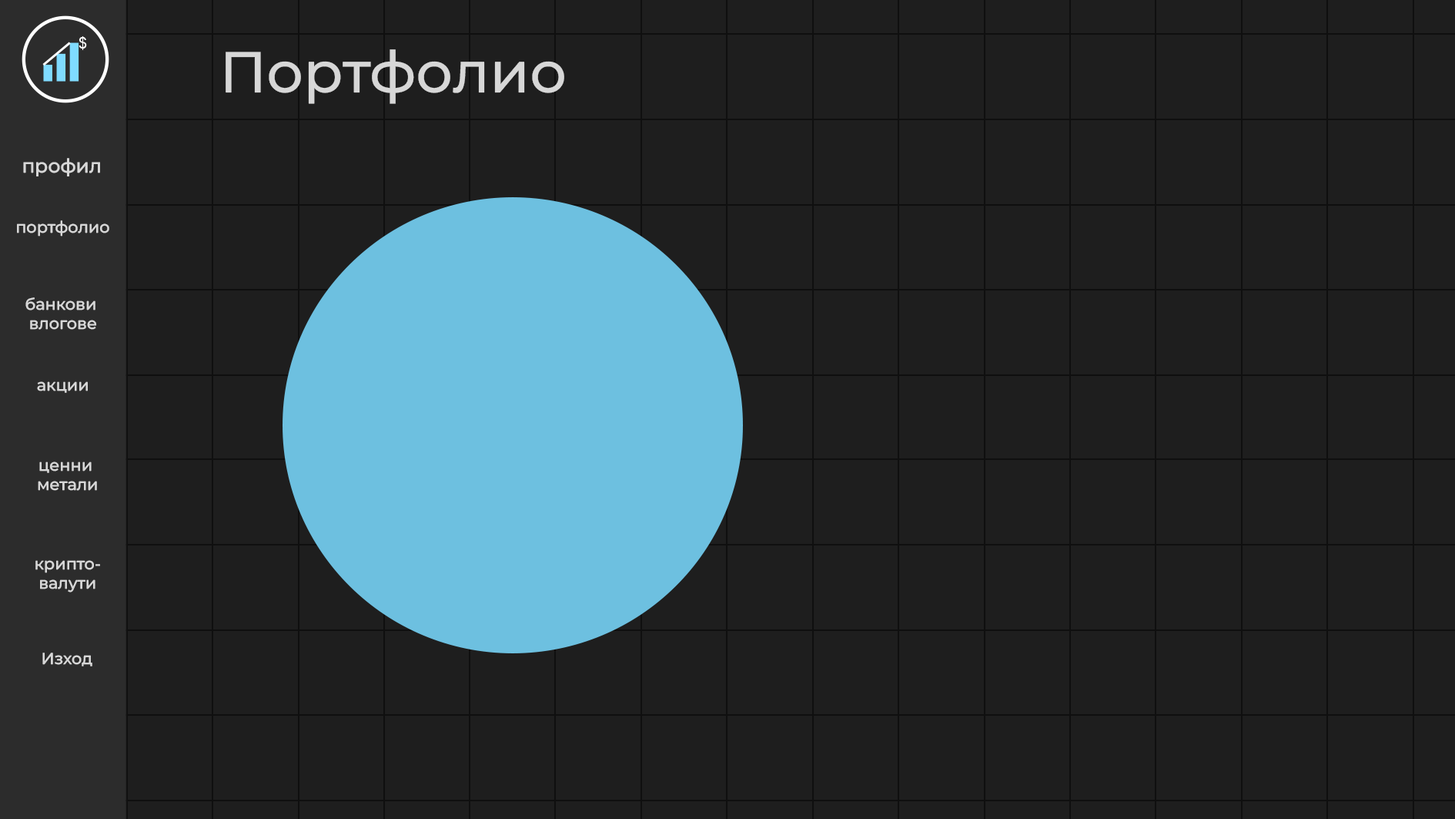
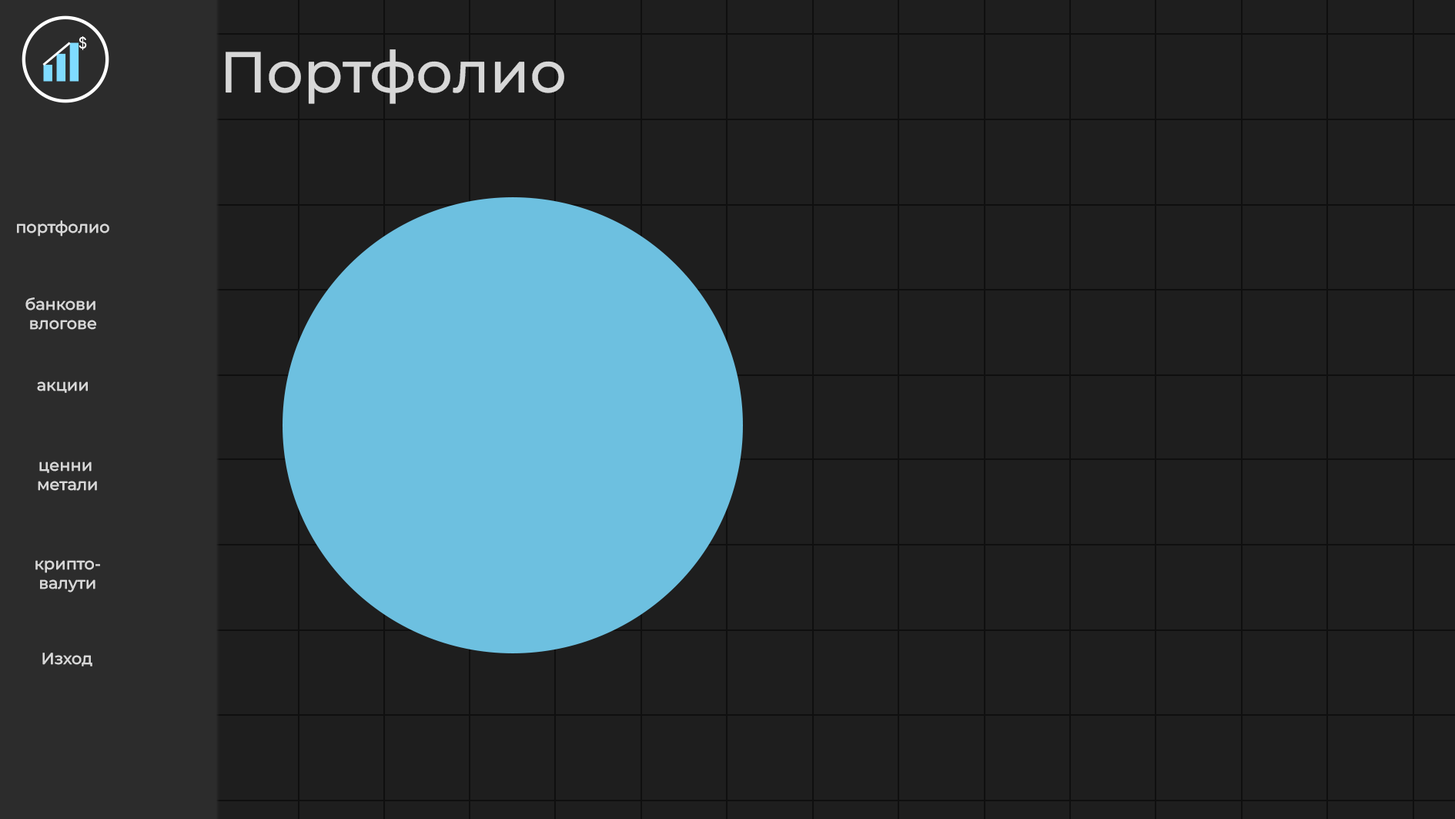
Layered file, before and after one edit (1455x819). Changes by layer:
removed layer "профил" from group "sidebar-content" over [23, 157, 101, 177]
painted on "sidebar" over [23, 0, 220, 819]
